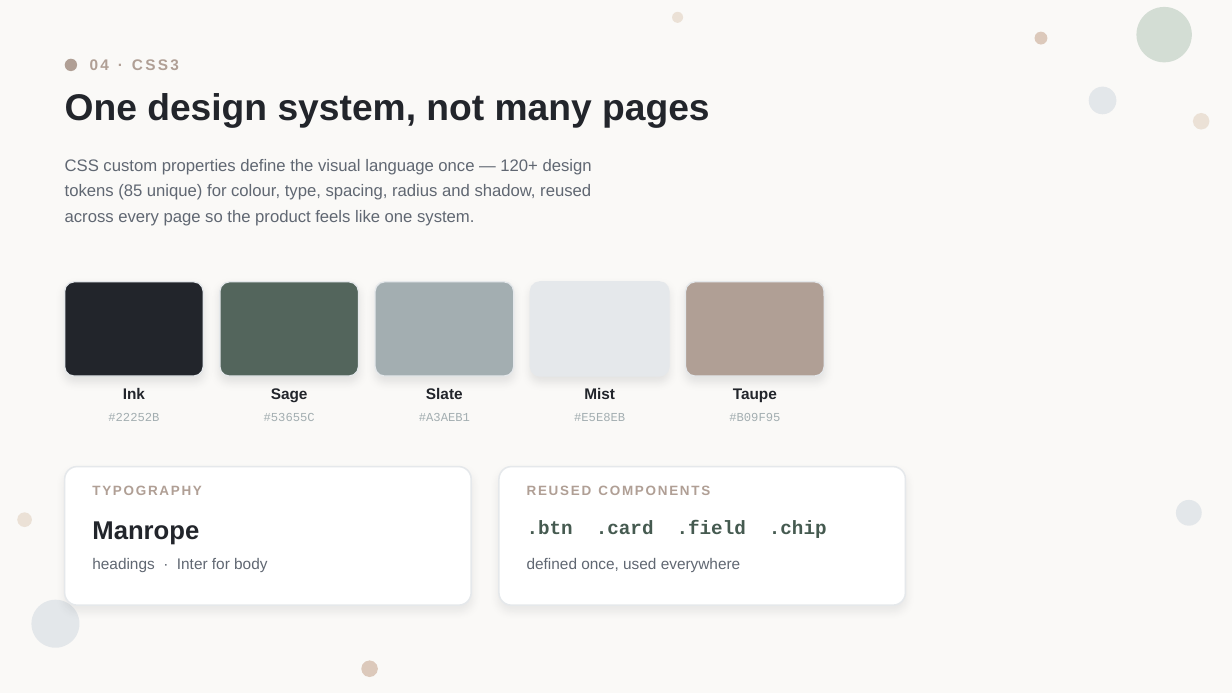
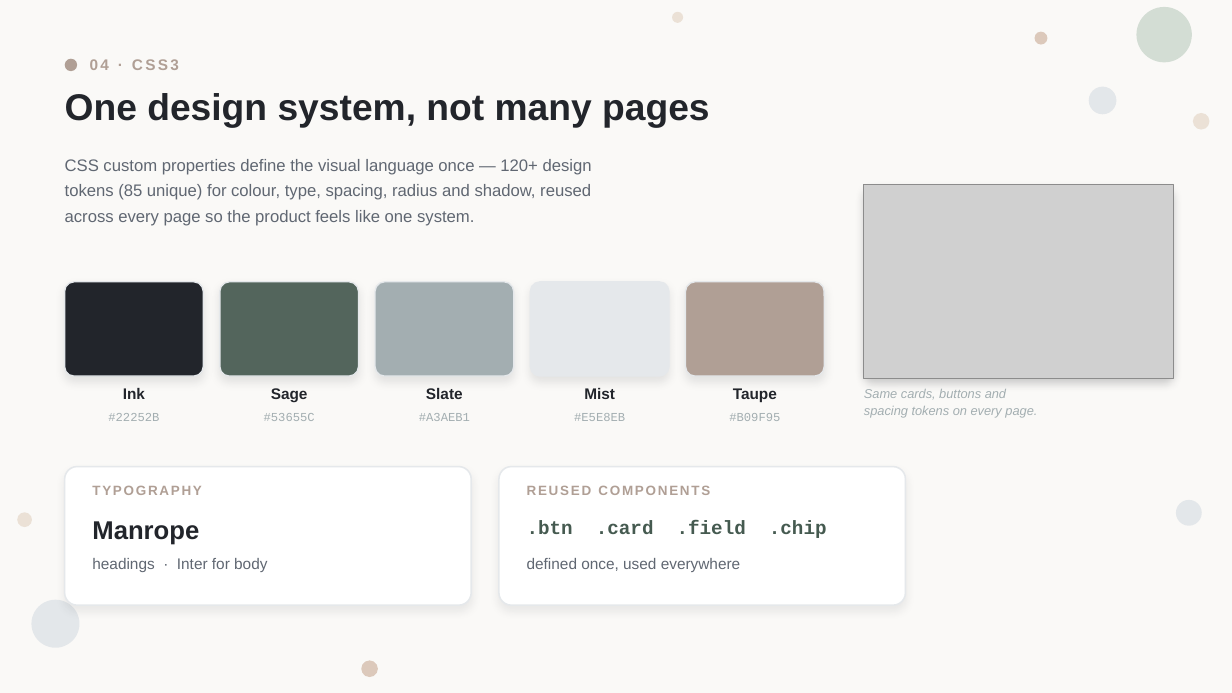
Before and after one commit to Manan-2007/Synora, a slide deck: slide 17 of presentation/Synora_Final_Project_Presentation.pptx. Drawn at 1232x693 pixels with LibreOffice and Linux fonts; fonts in the diff are those of the drawing; grey boxes stand for pictures. Boxes give left, top, right and bottom in pixels: in the first picture for what was removed or moved away, otherwise in the second. Text is boxed around its words. In the diff, an @@ line names an element or a change of style, - is before the commit and + after.

```diff
--- a/presentation/Synora_Final_Project_Presentation.pptx
+++ b/presentation/Synora_Final_Project_Presentation.pptx
@@ rounded rectangle added at [864,185,1174,378], fill #FFFFFF @@
@@ picture added at [864,185,1174,378] @@
@@ text added at [864,389,1037,418], 10 pt, text #A3AEB1, italic @@
+Same cards, buttons and
+spacing tokens on every page.
```
Also in this commit, not shown: 3 other slides changed, 42 other files.
